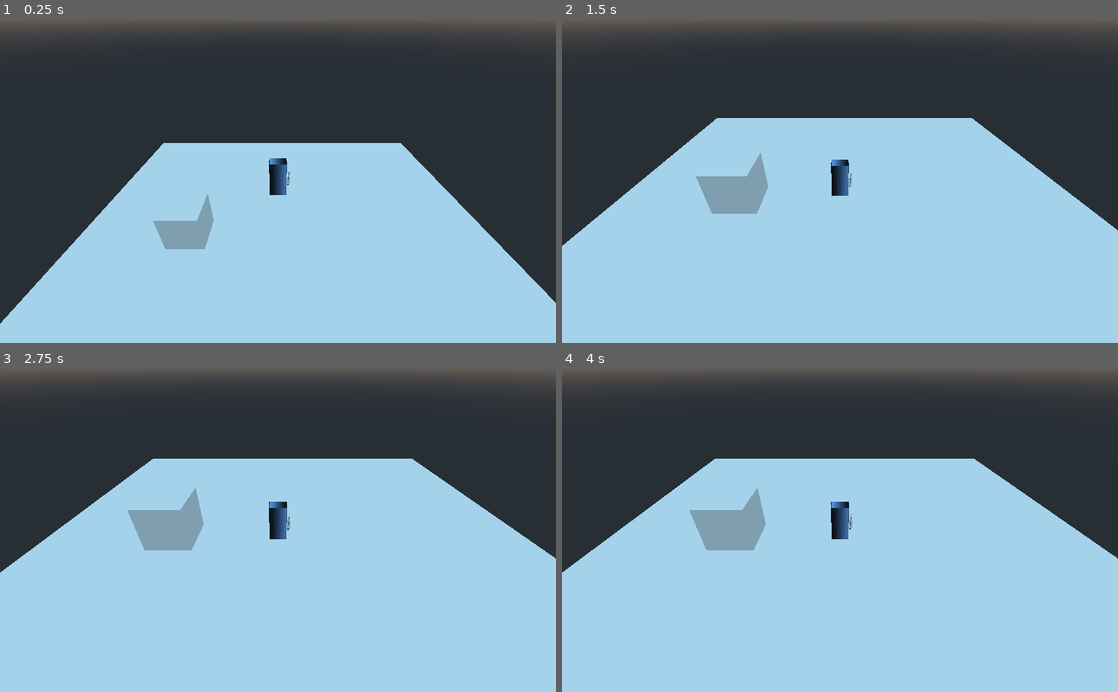
Above: before the commit, frames 1-4 (two rows, left to right).
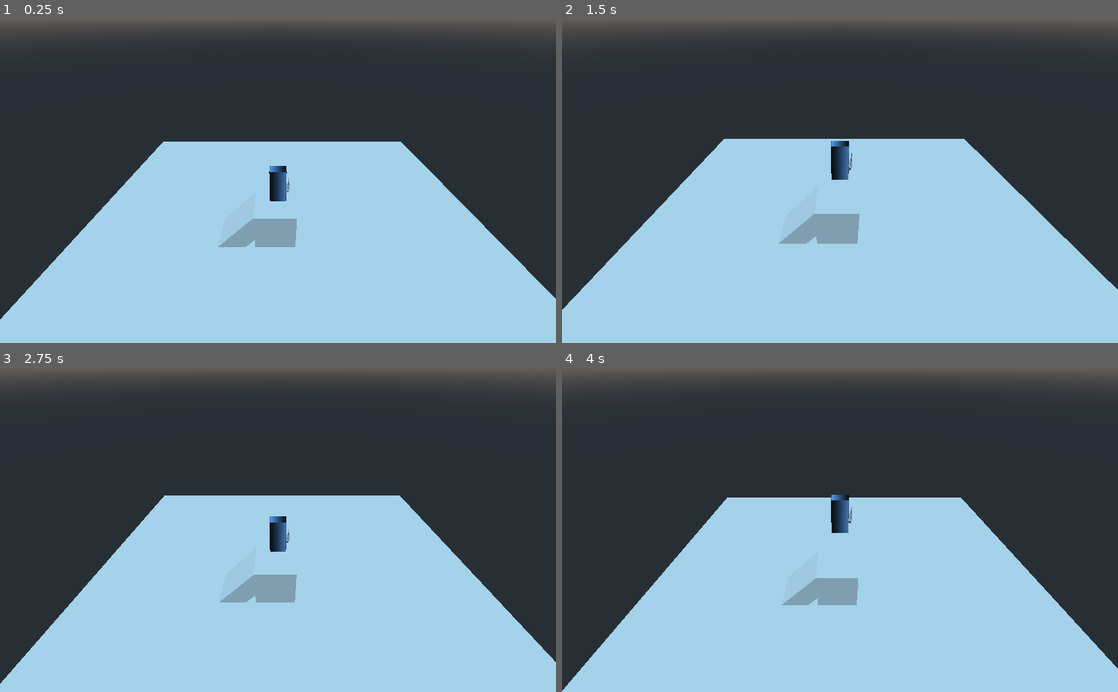
Above: after the commit, the same moments.

Repository: MXsora/Valeria-game
Game: Godot game, scene res://Scenes/Test.tscn
Same seed, same stepped clock (60 frames per second), same inputs: the game is played once before the commit and once after it.
Inputs:
- Up to frame 1 (0.25 s): no input
- Up to frame 2 (1.5 s): tap Space (ig_jump, bound only after the commit) at 0.6, 0.77, 1.07, 1.35 s
- Up to frame 3 (2.75 s): tap Space (ig_jump, bound only after the commit) at 1.52, 1.82, 2.1 s
- Up to frame 4 (4 s): tap Space (ig_jump, bound only after the commit) at 2.85, 3.02, 3.32, 3.6, 3.77 s

The runs differ from the first frame. In frame 1, 2.8% of the frame differs, in the area x 0-100%, y 38-95%; in frame 2, 13%; in frame 3, 21%; in frame 4, 22%, in the area x 0-100%, y 28-100%.

Commit message:
Jumping implemented, gravity fixed

Diff:
--- a/Scenes/InGame/Player.tscn
+++ b/Scenes/InGame/Player.tscn
@@ -19,8 +19,8 @@
 albedo_texture = SubResource( 6 )
 
 [sub_resource type="CylinderShape" id=8]
-height = 1.6473
-radius = 0.315524
+height = 1.64983
+radius = 0.382149
 
 [sub_resource type="BoxShape" id=3]
 extents = Vector3( 0.0697845, 0.580521, 0.12995 )
--- a/Scenes/Test.tscn
+++ b/Scenes/Test.tscn
@@ -8,9 +8,16 @@
 [sub_resource type="BoxShape" id=7]
 extents = Vector3( 10.9626, 0.209681, 10.9203 )
 
+[sub_resource type="CubeMesh" id=8]
+size = Vector3( 1, 4, 2 )
+
+[sub_resource type="BoxShape" id=9]
+extents = Vector3( 0.51145, 1.99289, 1 )
+
 [sub_resource type="CubeMesh" id=4]
 
 [sub_resource type="BoxShape" id=5]
+extents = Vector3( 0.950105, 1.0024, 1 )
 
 [node name="Spatial" type="Spatial"]
 
@@ -31,11 +38,20 @@
 [node name="CollisionShape" type="CollisionShape" parent="test geo/testFloor/StaticBody"]
 shape = SubResource( 7 )
 
-[node name="MeshInstance" type="MeshInstance" parent="test geo"]
-transform = Transform( 1, 0, 0, 0, 1, 0, 0, 0, 1, -5.07334, 1.07085, 0 )
+[node name="testGeo" type="MeshInstance" parent="test geo"]
+transform = Transform( 0.726047, 0.687645, 0, -0.687645, 0.726047, 0, 0, 0, 1, -2.53553, 0.268205, 0 )
+mesh = SubResource( 8 )
+
+[node name="StaticBody" type="StaticBody" parent="test geo/testGeo"]
+
+[node name="CollisionShape" type="CollisionShape" parent="test geo/testGeo/StaticBody"]
+shape = SubResource( 9 )
+
+[node name="testGeo2" type="MeshInstance" parent="test geo"]
+transform = Transform( 1, 0, 0, 0, 1, 0, 0, 0, 1, -0.522815, 1.07085, 0 )
 mesh = SubResource( 4 )
 
-[node name="StaticBody" type="StaticBody" parent="test geo/MeshInstance"]
+[node name="StaticBody" type="StaticBody" parent="test geo/testGeo2"]
 
-[node name="CollisionShape" type="CollisionShape" parent="test geo/MeshInstance/StaticBody"]
+[node name="CollisionShape" type="CollisionShape" parent="test geo/testGeo2/StaticBody"]
 shape = SubResource( 5 )
--- a/Scripts/Player.gd
+++ b/Scripts/Player.gd
@@ -11,11 +11,24 @@
 var lastAttackTime : int = 0
 
 var moveSpeed : float = 5.0
+
 var jumpForce : float = 120.0
 
-enum states {IDLE,JUMPING,FALLING,MOVING,DODGING,ATTACK1,ATTACK2,ATTACK3,SPECIAL}
+var jumpHeight: float = 3.5
+var jumpTimetoPeak: float = 0.5
+var jumpTimetoDescent: float = 0.4
+
+var jumpVelocity: float = ((2.0 * jumpHeight) / jumpTimetoPeak)
+var jumpGravity: float = (-2.0 * jumpHeight) / (jumpTimetoPeak * jumpTimetoPeak)
+var fallGravity: float = (-2.0 * jumpHeight) / (jumpTimetoDescent * jumpTimetoDescent)
+
+var justLanded: bool = false
+var isJumping: bool = false
+
+enum jumpStates {READY, JUMPING, FALLING}
+enum attackStates {DODGING, ATTACK1, TTACK2, ATTACK3, SPECIAL}
 enum weapons {SwordAndBoard, GreatSword, Daggers, Scythe, Caestus, SwordWhip, BallAndChain, PunchClaws, BasicLongSword}
-var currentState
+var currentJumpState
 var curWeapon
 
 var attackCount: int = 0
@@ -25,44 +38,53 @@
 var horizontal: float = 0
 var vertical: float = 0
 var direction: Vector3 = Vector3(0,0,0)
+var snapVector: Vector3 = Vector3.DOWN
 
-onready var camera = get_node("CameraOrbit")
+onready var cameraOrbit = get_node("CameraOrbit")
 onready var model = get_node("model")
 
 func _ready():
-	camera.set_as_toplevel(true)
-	currentState = states.IDLE
+	cameraOrbit.set_as_toplevel(true)
+	currentJumpState = jumpStates.READY
 
 	pass
 
 func _physics_process(delta):
 	cameraFollow()
 	getStickInput()
-	direction.x = direction.x * moveSpeed
-	direction.z = direction.z * moveSpeed
-	direction = direction.rotated(Vector3.UP, camera.rotation.y)
-	if(is_on_floor() and Input.is_action_just_pressed("ig_jump")):
-		direction.y += jumpForce
-	processGravity(delta)
-	direction = move_and_slide(direction, Vector3.UP)
+	direction = direction.rotated(Vector3.UP, cameraOrbit.rotation.y)
+	direction.y += getGravity() * delta
+	direction = move_and_slide_with_snap(direction, snapVector, Vector3.UP, true)
+	if(Input.is_action_just_pressed("ig_jump") and currentJumpState == jumpStates.READY):
+		jump()
+	if(is_on_floor() and currentJumpState == jumpStates.FALLING):
+		currentJumpState = jumpStates.READY
+		snapVector = Vector3.DOWN
+	if(getGravity() == fallGravity and currentJumpState == jumpStates.JUMPING):
+		currentJumpState = jumpStates.FALLING
+	#rotate the model so its looking in the direction of movement
 	if(horizontal or vertical != 0):
 		rotation.y = lerp_angle( rotation.y, atan2( direction.x, direction.z ), 1 )
 
-func processGravity(delta):
-	direction.y -= gravity * delta
+func getGravity():
+	return jumpGravity if direction.y < 0.0 else fallGravity
+
+func jump():
+	direction.y = jumpVelocity
+	currentJumpState = jumpStates.JUMPING
+	snapVector = Vector3.ZERO
 
 
 func getStickInput():
 	horizontal = Input.get_axis("ig_move_left", "ig_move_right")
 	vertical = Input.get_axis("ig_move_up", "ig_move_down")
-	direction.x = horizontal
-	direction.z = vertical
-	direction = direction.normalized()
+	direction.x = horizontal * moveSpeed
+	direction.z = vertical * moveSpeed
 
 func cameraFollow():
-	camera.translation.x = lerp(camera.translation.x, translation.x, .2)
-	camera.translation.z = lerp(camera.translation.z, translation.z, .2)
-	camera.translation.y = lerp(camera.translation.y, translation.y, .1)
+	cameraOrbit.translation.x = lerp(cameraOrbit.translation.x, translation.x, .2)
+	cameraOrbit.translation.z = lerp(cameraOrbit.translation.z, translation.z, .2)
+	cameraOrbit.translation.y = lerp(cameraOrbit.translation.y, translation.y, .1)
 
 func basicAttackString():
 	match curWeapon:
--- a/project.godot
+++ b/project.godot
@@ -67,6 +67,7 @@
 ig_jump={
 "deadzone": 0.5,
 "events": [ Object(InputEventJoypadButton,"resource_local_to_scene":false,"resource_name":"","device":0,"button_index":0,"pressure":0.0,"pressed":false,"script":null)
+, Object(InputEventKey,"resource_local_to_scene":false,"resource_name":"","device":0,"alt":false,"shift":false,"control":false,"meta":false,"command":false,"pressed":false,"scancode":0,"physical_scancode":32,"unicode":0,"echo":false,"script":null)
  ]
 }
 ig_special_attack={
Not shown: 1 places in Scenes/Test.tscn that only renumber resources
